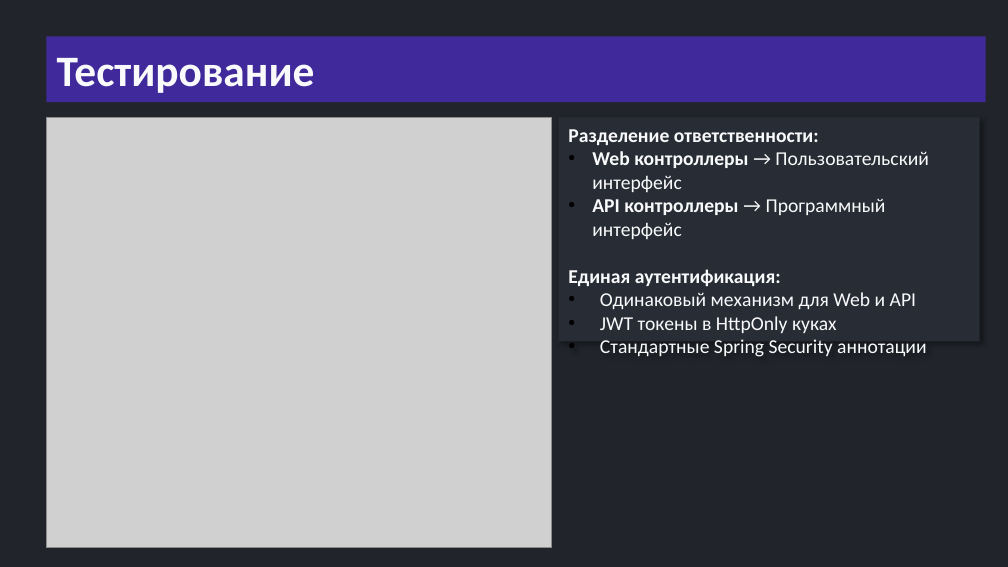
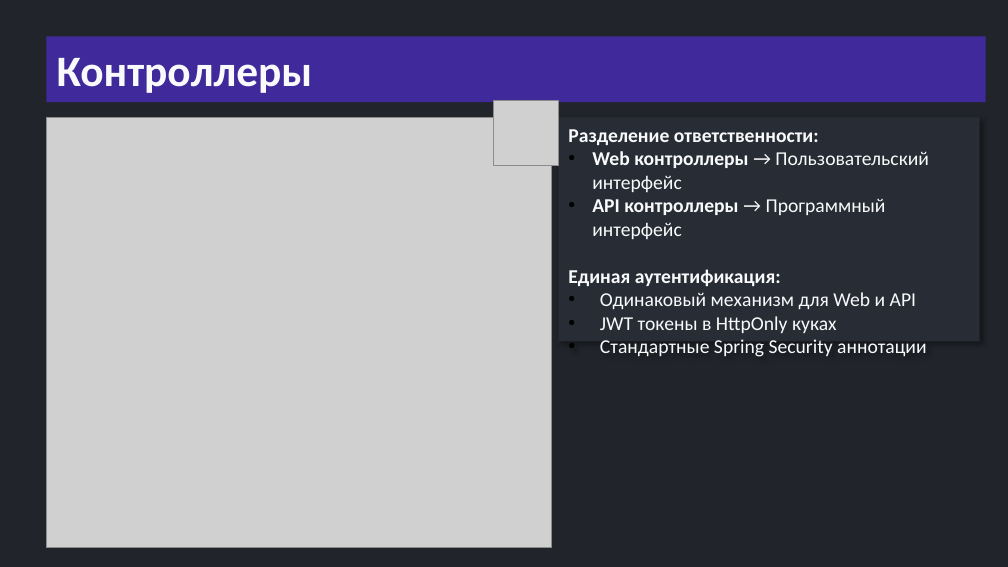
Before and after one commit to semusv/Bank_analyzer, a slide deck: slide 17 of bank_analyzer.pptx (slide 20 before the commit). Drawn at 1008x567 pixels with LibreOffice and Linux fonts; fonts in the diff are those of the drawing; grey boxes stand for pictures. Boxes give left, top, right and bottom in pixels: in the first picture for what was removed or moved away, otherwise in the second. Text is boxed around its words. In the diff, an @@ line names an element or a change of style, - is before the commit and + after.

```diff
--- a/bank_analyzer.pptx
+++ b/bank_analyzer.pptx
@@ title at box(57, 58, 313, 93): text changed @@
-Тестирование
+Контроллеры
@@ picture added at box(494, 101, 558, 165) @@
```
Also in this commit, not shown: 21 other slides changed, 3 slides added, 35 slides removed, 14 other files.
